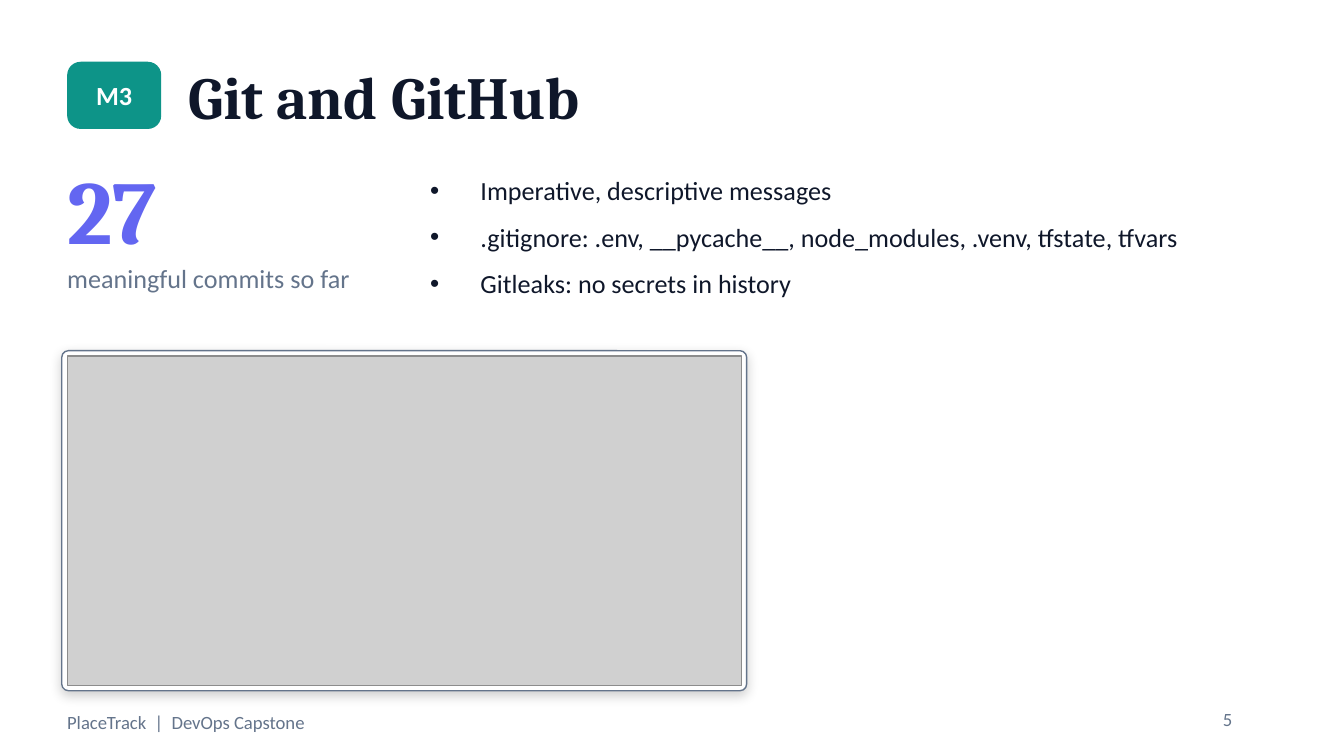
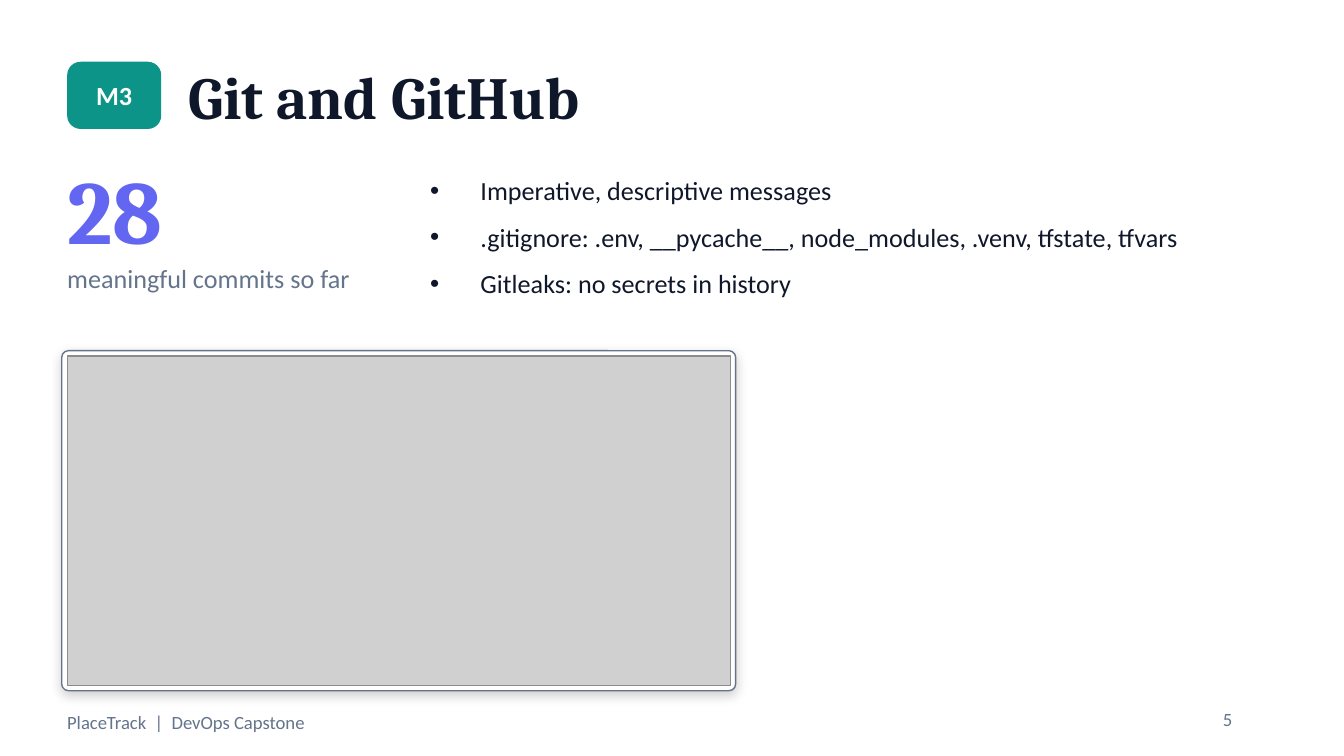
Before and after one commit to Raghavendra1729-cell/placetrack-devops-capstone, a slide deck: slide 5 of docs/PlaceTrack-Capstone.pptx. Drawn at 1344x756 pixels with LibreOffice and Linux fonts; fonts in the diff are those of the drawing; grey boxes stand for pictures. Boxes give left, top, right and bottom in pixels: in the first picture for what was removed or moved away, otherwise in the second. Text is boxed around its words. In the diff, an @@ line names an element or a change of style, - is before the commit and + after.

```diff
--- a/docs/PlaceTrack-Capstone.pptx
+++ b/docs/PlaceTrack-Capstone.pptx
@@ text at box(67, 183, 162, 245): text changed @@
-27
+28
@@ rounded rectangle: place and size @@
-rounded rectangle at box(62, 351, 747, 691)
+rounded rectangle at box(62, 351, 735, 691)
@@ picture: place and size @@
-picture at box(67, 356, 742, 685)
+picture at box(67, 356, 730, 685)
```
Also in this commit, not shown: 2 other slides changed, 2 other files.
